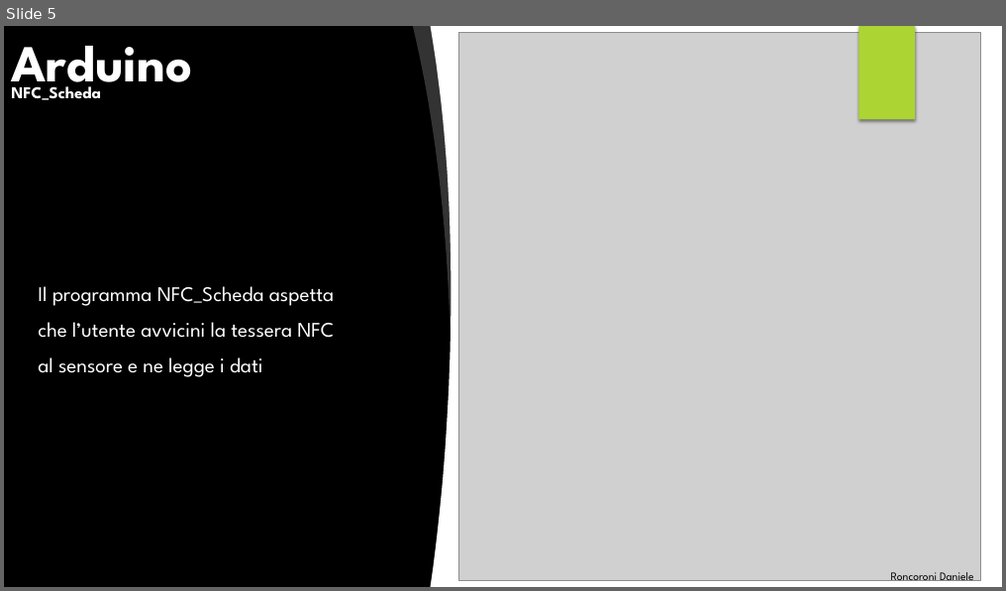
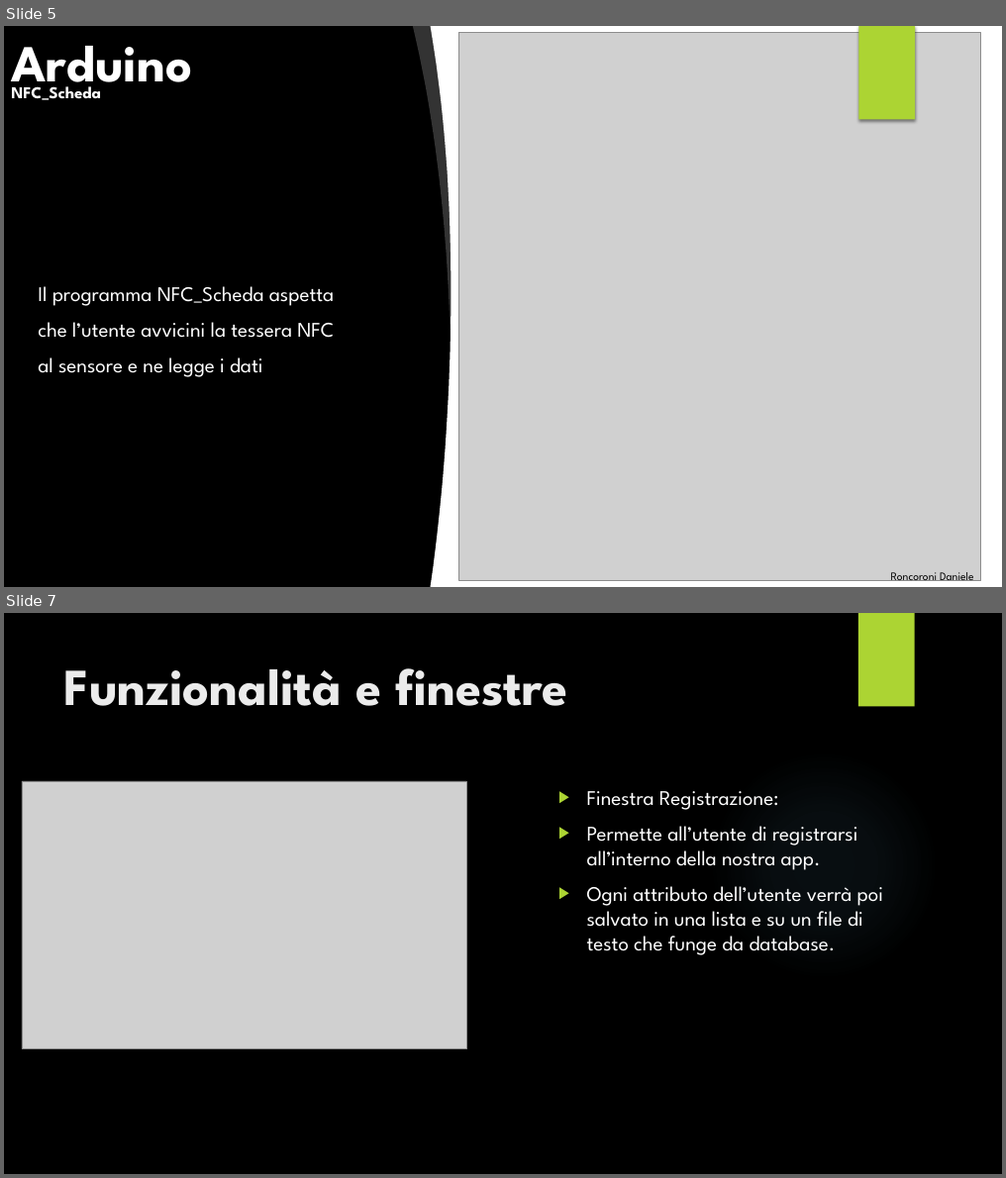
Before and after one commit to DanieleRonco/ProgettoJAItalia, a slide deck: Esposizione/Presentazione PPT.pptx. Shown one above the other, each under a label of ours: slide 5 before the commit, slides 5 and 7 after it; the slides between them are not shown. The pictures are 1006x591 and 1006x1178 pixels, drawn with LibreOffice and Linux fonts; fonts in the diff are those of the drawing; grey boxes stand for pictures; background and template pictures are left out. Boxes give left, top, right and bottom in pixels: in the first picture for what was removed or moved away, otherwise in the second. Text is boxed around its words. In the diff, an @@ line names an element or a change of style, - is before the commit and + after.

Commit message:
Implementate 4 slide per la presentazione Power Point riguardanti il prototipo App e le sue funzionalità

```diff
--- a/Esposizione/Presentazione PPT.pptx
+++ b/Esposizione/Presentazione PPT.pptx
@@ slide 7 added at (4,613,1002,1174), background picture (left out); not listed: 1 template element that a slide beside it also shows @@
@@ title added at (64,668,567,706), 50 pt, text #EBEBEB, bold @@
+Funzionalità e finestre
@@ ellipse added at (709,750,939,980), fill gradient #7AC4F0 @@
@@ picture added at (22,781,467,1050) @@
@@ text added at (587,791,883,956), 20 pt, text #FFFFFF @@
+▶ Finestra Registrazione:
+▶ Permette all’utente di registrarsi all’interno della nostra app.
+▶ Ogni attributo dell’utente verrà poi salvato in una lista e su un file di testo che funge da database.
```
Also in this commit, not shown: 3 other slides added, 3 other files.
